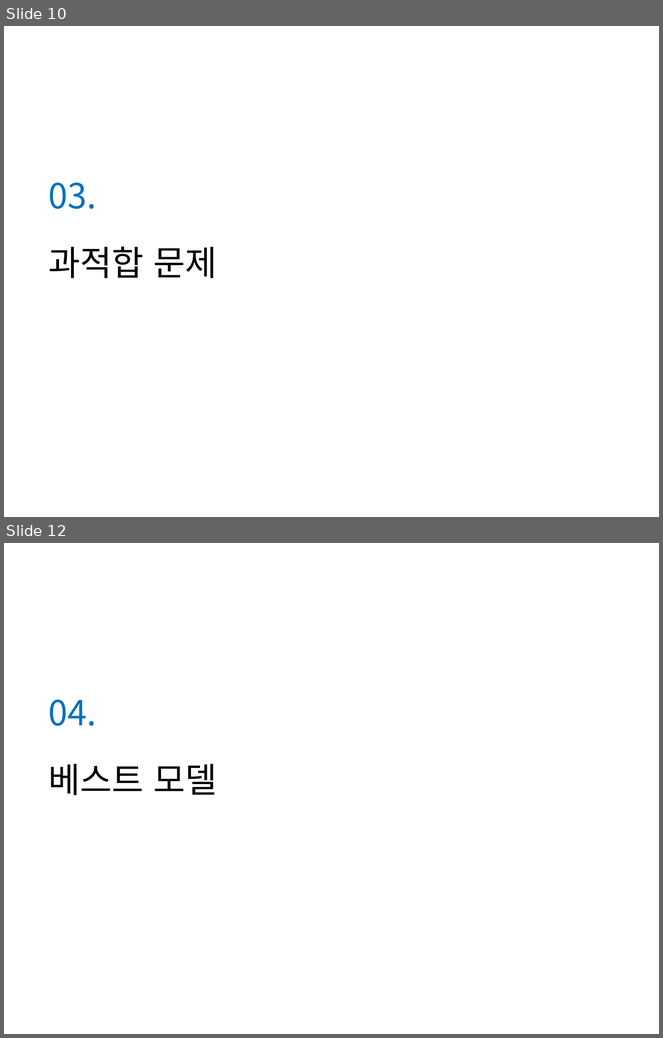
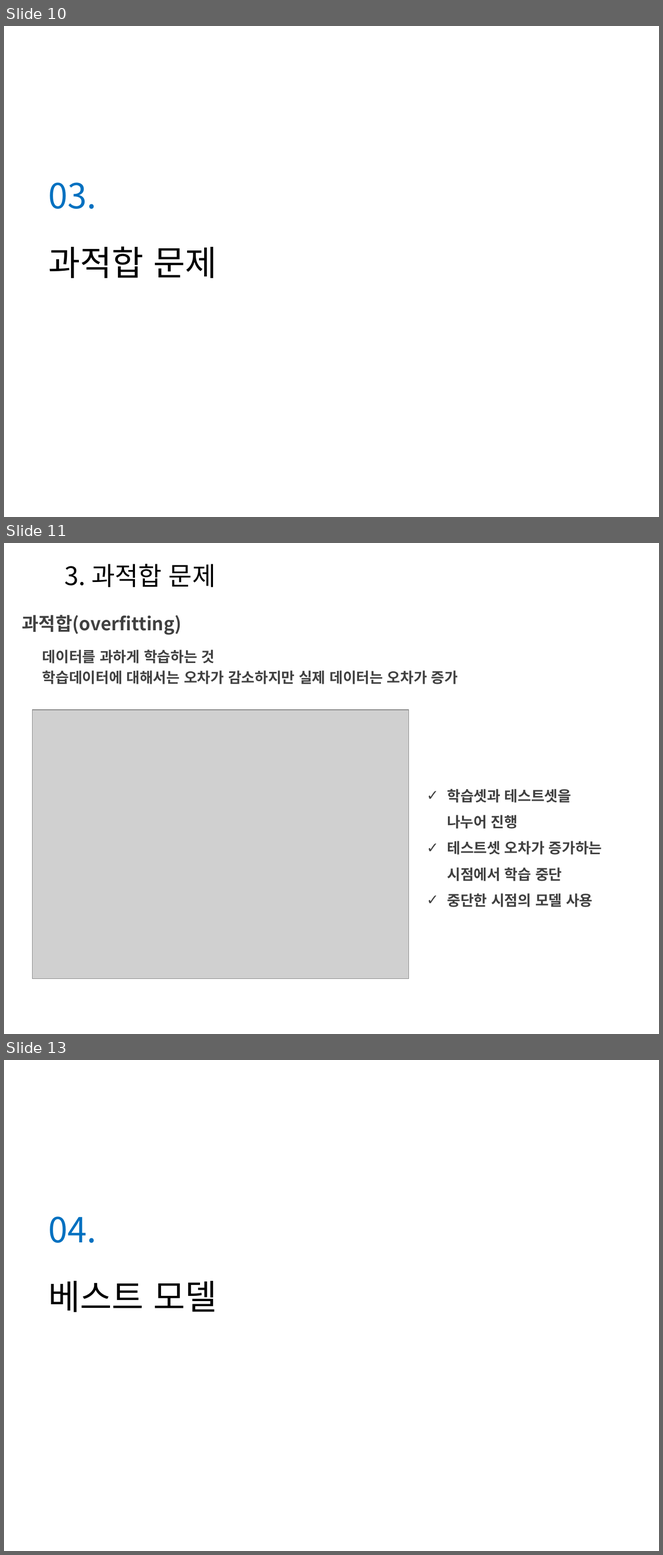
Before and after one commit to Heechul90/Deep_Learning, a slide deck: Study/정리/Deep Learning03.pptx. Shown one above the other, each under a label of ours: slides 10 and 12 before the commit, slides 10, 11 and 13 after it; the slides between them are not shown. The pictures are 663x1038 and 663x1555 pixels, drawn with LibreOffice and Linux fonts; fonts in the diff are those of the drawing; grey boxes stand for pictures; background and template pictures are left out. Boxes give left, top, right and bottom in pixels: in the first picture for what was removed or moved away, otherwise in the second. Text is boxed around its words. In the diff, an @@ line names an element or a change of style, - is before the commit and + after.

```diff
--- a/Study/정리/Deep Learning03.pptx
+++ b/Study/정리/Deep Learning03.pptx
@@ slide 11 added at <box>4,543,659,1034</box>, background picture (left out) @@
@@ text added at <box>65,564,216,587</box>, 28 pt, text #000000 @@
+3. 과적합 문제
@@ text added at <box>22,615,182,635</box>, 20 pt, text #404040, bold @@
+과적합(overfitting)
@@ text added at <box>42,650,458,684</box>, 16 pt, text #404040, bold @@
+데이터를 과하게 학습하는 것
+학습데이터에 대해서는 오차가 감소하지만 실제 데이터는 오차가 증가
@@ picture added at <box>32,710,409,979</box> @@
@@ text added at <box>447,789,603,908</box>, 16 pt, text #404040, bold @@
+✓ 학습셋과 테스트셋을
+나누어 진행
+✓ 테스트셋 오차가 증가하는 시점에서 학습 중단
+✓ 중단한 시점의 모델 사용
@@ what was slide 12 is now slide 13 @@
```
Also in this commit, not shown: 1 slide changed, 2 other files.
